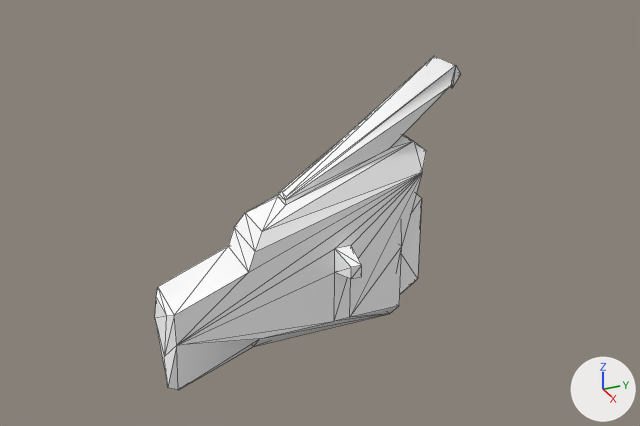
What one commit did to the OBJ model Assets/Art/Nova1492/GXConverted/Models/UnitParts/ArmWeapons/datan_common___LBack_e3b151da.obj.
Camera for both pictures: a 50 mm camera at (658.0, -277.0, 377.0) aimed at (123.0, -37.0, 110.0). Lighting does not change. The marker at lower right points along +X, +Y and +Z. The older version comes first. Mesh edges are drawn as thin lines. Where no turn or scale is listed for an object, it has been applied to the vertices.

Names of what the first picture shows: 'datan_common___LBack_e3b151da'.
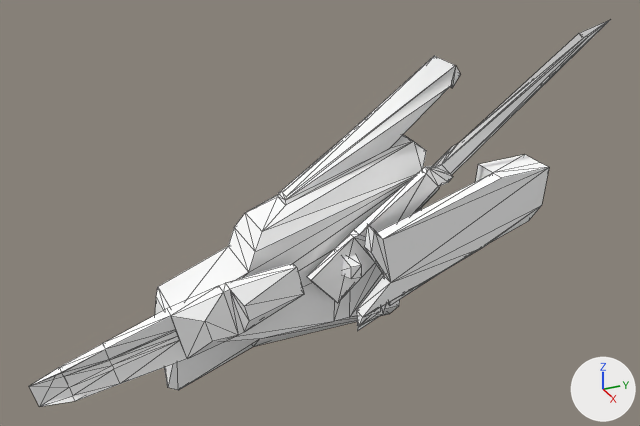
Changed parts and their boxes [x1, y1, x2, y2] in the pictures (640 x 426 px):
'datan_common___LBack_e3b151da_mesh02', added: after [356, 155, 549, 331]
'datan_common___LBack_e3b151da_mesh03', added: after [29, 263, 304, 407]
'datan_common___LBack_e3b151da_mesh01', added: after [307, 20, 610, 303]

The change, as a diff of the scene's bpy script:
```diff
--- a/Assets/Art/Nova1492/GXConverted/Models/UnitParts/ArmWeapons/datan_common___LBack_e3b151da.obj.py
+++ b/Assets/Art/Nova1492/GXConverted/Models/UnitParts/ArmWeapons/datan_common___LBack_e3b151da.obj.py
@@ me_datan_common___lback_e3b151da_mesh03 @@
+me_datan_common___lback_e3b151da_mesh03.from_pydata(...)  # 42 vertices, 80 faces; spans x 139.0..157.0, y -253.0..-60.0, z 17.0..84.0
+me_datan_common___lback_e3b151da_mesh03.materials.append(mat_datan_common___lback_e3b151da)  # its picture is missing
@@ me_datan_common___lback_e3b151da_mesh02 @@
+me_datan_common___lback_e3b151da_mesh02.from_pydata(...)  # 44 vertices, 84 faces; spans x 134.0..165.0, y -23.0..132.0, z 27.0..133.0
+me_datan_common___lback_e3b151da_mesh02.materials.append(mat_datan_common___lback_e3b151da)  # its picture is missing
@@ me_datan_common___lback_e3b151da_mesh01 @@
+me_datan_common___lback_e3b151da_mesh01.from_pydata(...)  # 54 vertices, 104 faces; spans x 135.0..145.0, y -53.0..193.0, z 43.0..234.0
+me_datan_common___lback_e3b151da_mesh01.materials.append(mat_datan_common___lback_e3b151da)  # its picture is missing
@@ ob_datan_common___lback_e3b151da_mesh03 @@
+ob_datan_common___lback_e3b151da_mesh03 = bpy.data.objects.new('datan_common___LBack_e3b151da_mesh03', me_datan_common___lback_e3b151da_mesh03)
+ob_datan_common___lback_e3b151da_mesh03.location = (0.0, 0.0, 0.0)
@@ ob_datan_common___lback_e3b151da_mesh02 @@
+ob_datan_common___lback_e3b151da_mesh02 = bpy.data.objects.new('datan_common___LBack_e3b151da_mesh02', me_datan_common___lback_e3b151da_mesh02)
+ob_datan_common___lback_e3b151da_mesh02.location = (0.0, 0.0, 0.0)
@@ ob_datan_common___lback_e3b151da_mesh01 @@
+ob_datan_common___lback_e3b151da_mesh01 = bpy.data.objects.new('datan_common___LBack_e3b151da_mesh01', me_datan_common___lback_e3b151da_mesh01)
+ob_datan_common___lback_e3b151da_mesh01.location = (0.0, 0.0, 0.0)
```
